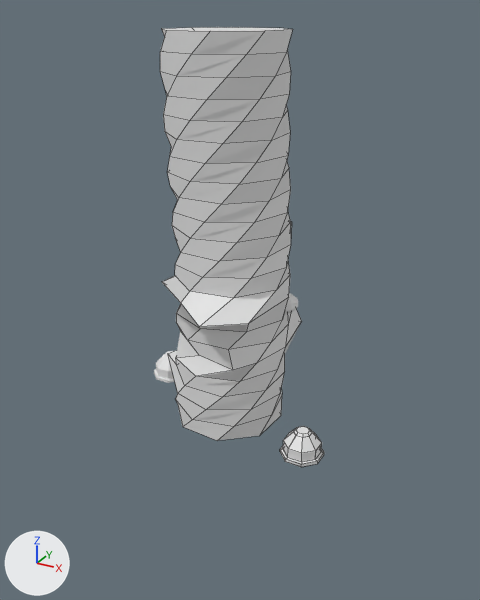
A saved change to the FBX model Call-From-Space/Assets/Prefabs/CenterStem.fbx.
Both versions are drawn from a camera (50 mm lens) standing at (148.1, -10.1, 60.8) and looking at (103.5, 71.1, 20.2). The lights are fixed; the arrows at lower left show +X, +Y and +Z. Mesh edges are drawn as thin lines on the coarser meshes. Materials are left out; every surface is plain grey. Where no turn or scale is listed for an object, it has been applied to the vertices.
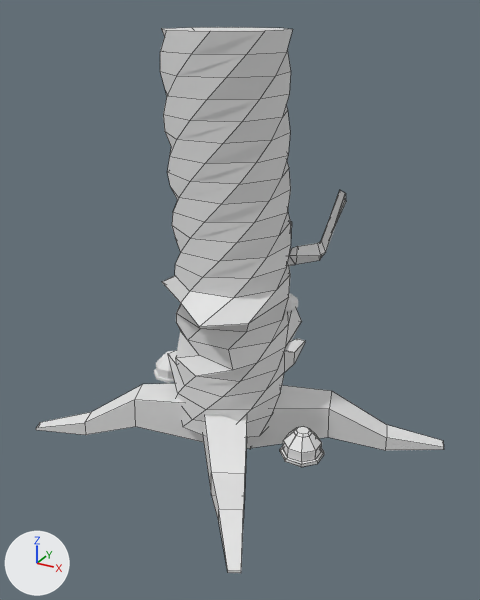
The edits, one by one:
Mesh me_cube_120 is new.
It has 16 vertices, 14 faces and spans x -18.6..16.5, y -9.6..9.6, z -4.9..3.9.
Mesh me_cube_118 is new.
It has 16 vertices, 14 faces and spans x -4.7..4.7, y -19.4..19.4, z -4.7..4.7.
Mesh me_cube_119 is new.
It has 16 vertices, 14 faces and spans x -11.0..10.8, y -13.4..16.4, z -6.8..4.5.
Mesh me_cube_127 is new.
It has 52 vertices, 48 faces and spans x -3.05..7.25, y -1.23..7.37, z -2.3..10.58.
Mesh me_cube_121 is new.
It has 16 vertices, 14 faces and spans x -15.0..17.4, y -10.1..10.1, z -4.6..3.7.
Object 'Cube.174' (ob_cube_174) is new; it shows me_cube_120.
Its location is (117.8, 74.2, 0.4).
Object 'Cube.172' (ob_cube_172) is new; it shows me_cube_118.
Its location is (102.1, 88.0, 0.2).
Object 'Cube.173' (ob_cube_173) is new; it shows me_cube_119.
Its location is (108.5, 55.3, 3.2).
Object 'Cube.181' (ob_cube_181) is new; it shows me_cube_127.
Its location is (109.4, 73.9, 27.0).
Object 'Cube.175' (ob_cube_175) is new; it shows me_cube_121.
Its location is (88.3, 64.9, 0.3).

Where the change shows, as pixel boxes (x1, y1, x2, y2) in the pictures (480 x 600 px):
'Cube.174', added: after (246, 385, 444, 450)
'Cube.173', added: after (203, 415, 247, 573)
'Cube.175', added: after (36, 383, 204, 442)
'Cube.181', added: after (286, 190, 346, 267)
'Cube.172', added: after (249, 339, 305, 449)
